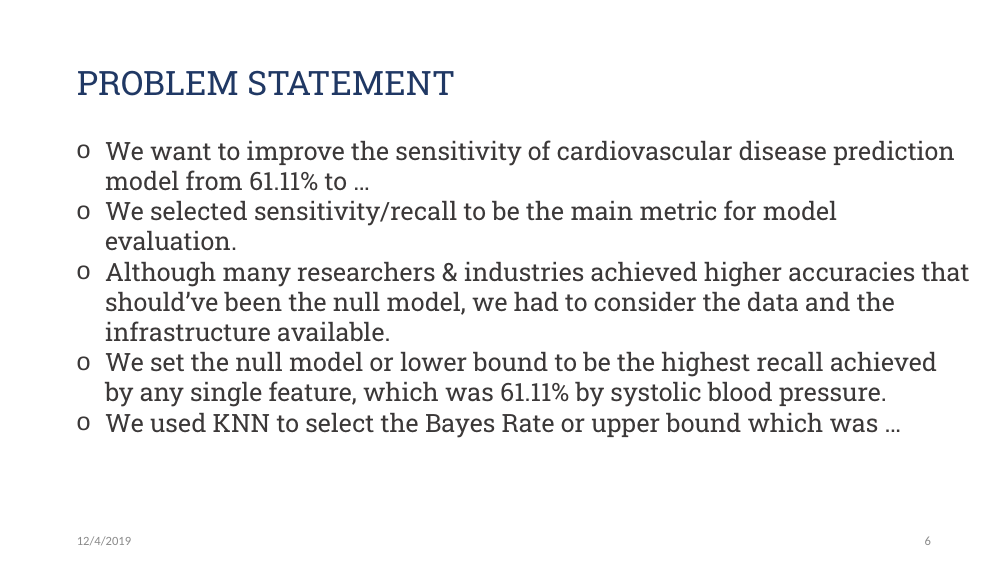
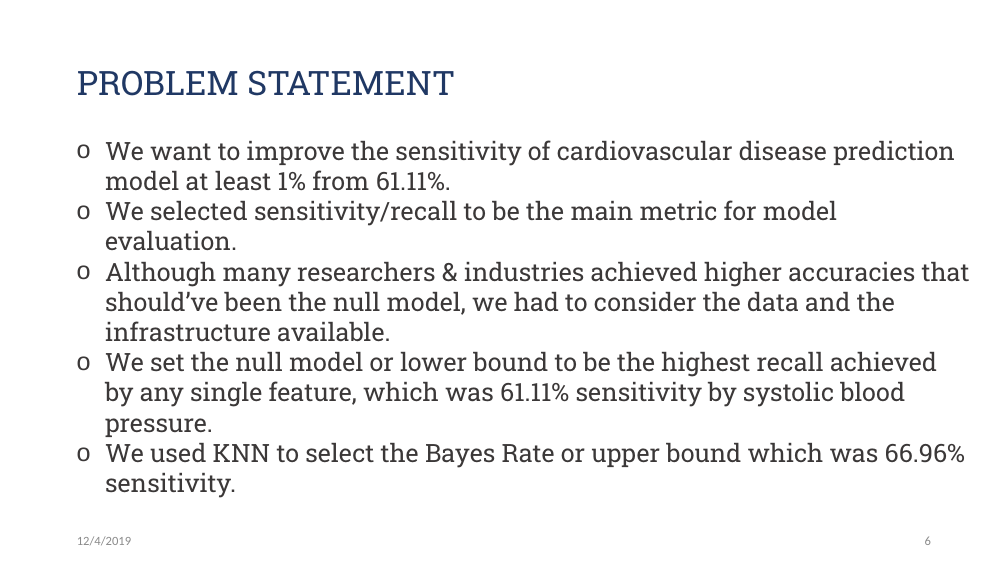
Before and after one commit to Jwen-pg/cds501-predicting-heart-disease, a slide deck: slide 6 of presentation.pptx. Drawn at 1008x567 pixels with LibreOffice and Linux fonts; fonts in the diff are those of the drawing. Boxes give left, top, right and bottom in pixels: in the first picture for what was removed or moved away, otherwise in the second. Text is boxed around its words. In the diff, an @@ line names an element or a change of style, - is before the commit and + after.

Commit message:
project.Rmd - adds bayes rate calculation

```diff
--- a/presentation.pptx
+++ b/presentation.pptx
@@ text at bbox=[105, 140, 955, 191]: text changed @@
-o We want to improve the sensitivity of cardiovascular disease prediction model from 61.11% to …
+o We want to improve the sensitivity of cardiovascular disease prediction model at least 1% from 61.11%.
@@ text at bbox=[105, 352, 965, 498]: text changed @@
-o We set the null model or lower bound to be the highest recall achieved by any single feature, which was 61.11% by systolic blood pressure.
-o We used KNN to select the Bayes Rate or upper bound which was …
+o We set the null model or lower bound to be the highest recall achieved by any single feature, which was 61.11% sensitivity by systolic blood pressure.
+o We used KNN to select the Bayes Rate or upper bound which was 66.96% sensitivity.
```
Also in this commit, not shown: 2 other files.
